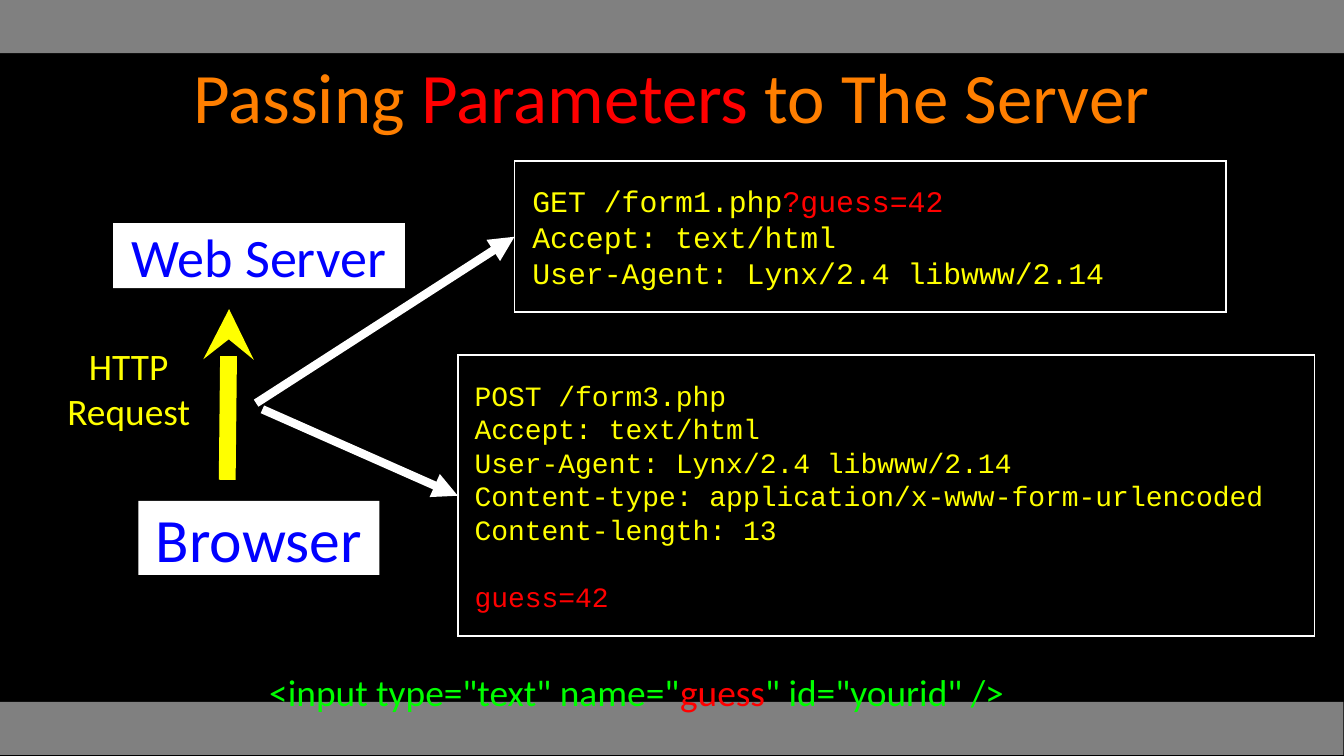
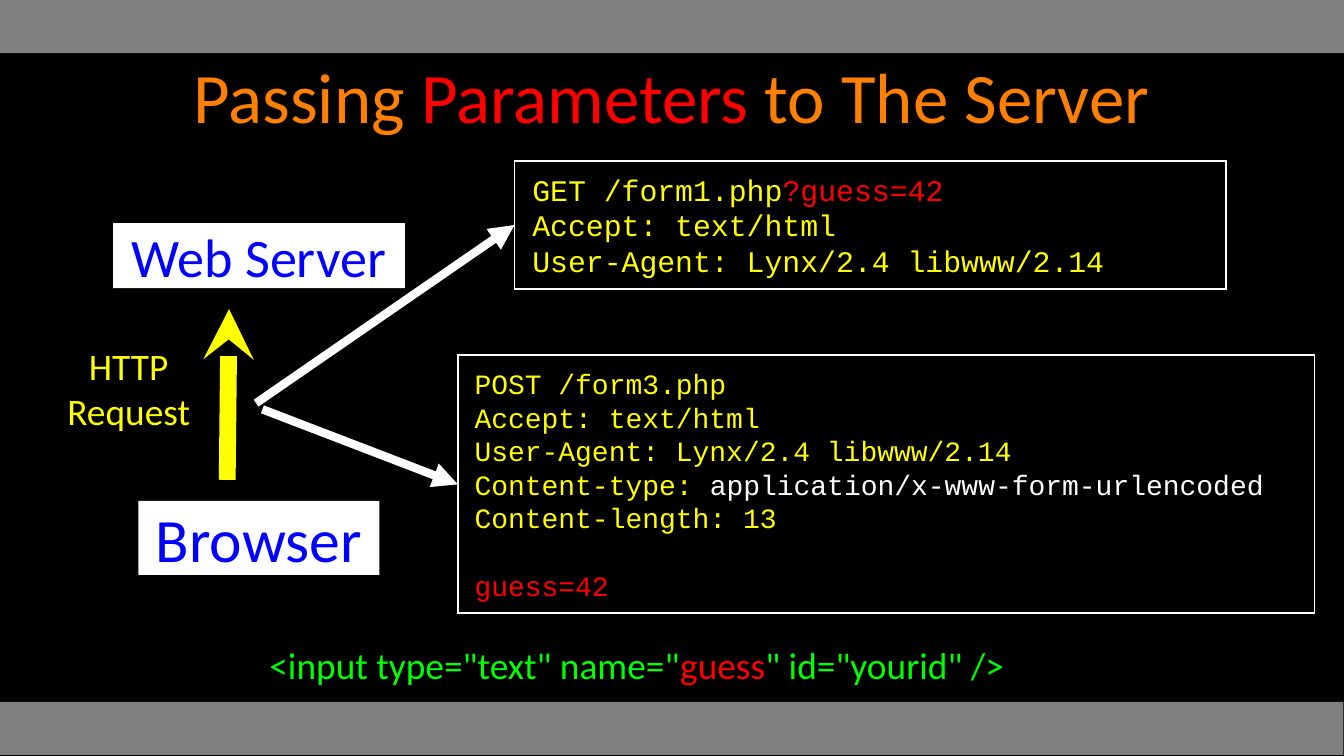
Before and after one commit to csev/wa4e, a slide deck: slide 8 of lectures/PHP-06-Forms.ppt. Drawn at 1344x756 pixels with LibreOffice and Linux fonts; fonts in the diff are those of the drawing. Boxes give left, top, right and bottom in pixels: in the first picture for what was removed or moved away, otherwise in the second. Text is boxed around its words. In the diff, an @@ line names an element or a change of style, - is before the commit and + after.

```diff
--- a/lectures/PHP-06-Forms.ppt
+++ b/lectures/PHP-06-Forms.ppt
@@ rectangle "GET /form1.php?guess=42": place and size @@
-rectangle "GET /form1.php?guess=42" at (515,161,1227,313)
+rectangle "GET /form1.php?guess=42" at (515,161,1227,289)
@@ arrow moved from (515, 237) - (257, 403) to (515, 224) - (257, 403) @@
@@ rectangle "POST /form3.php": place and size @@
-rectangle "POST /form3.php" at (458,355,1314,636)
+rectangle "POST /form3.php" at (458,355,1314,613)
@@ arrow moved from (458, 496) - (262, 410) to (458, 484) - (262, 410) @@
@@ text in rectangle at (475,475,1264,501): text colour #FFFF00 to #FFFFFF in "application/x-www-form-urlencoded" @@
@@ text "<input type="text" name="guess" id="yourid" />": place and size @@
-text "<input type="text" name="guess" id="yourid" />" at (269,680,963,716)
+text "<input type="text" name="guess" id="yourid" />" at (269,653,963,686)
```
Also in this commit, not shown: 33 other slides changed, 1 slide removed, 3 other files.
